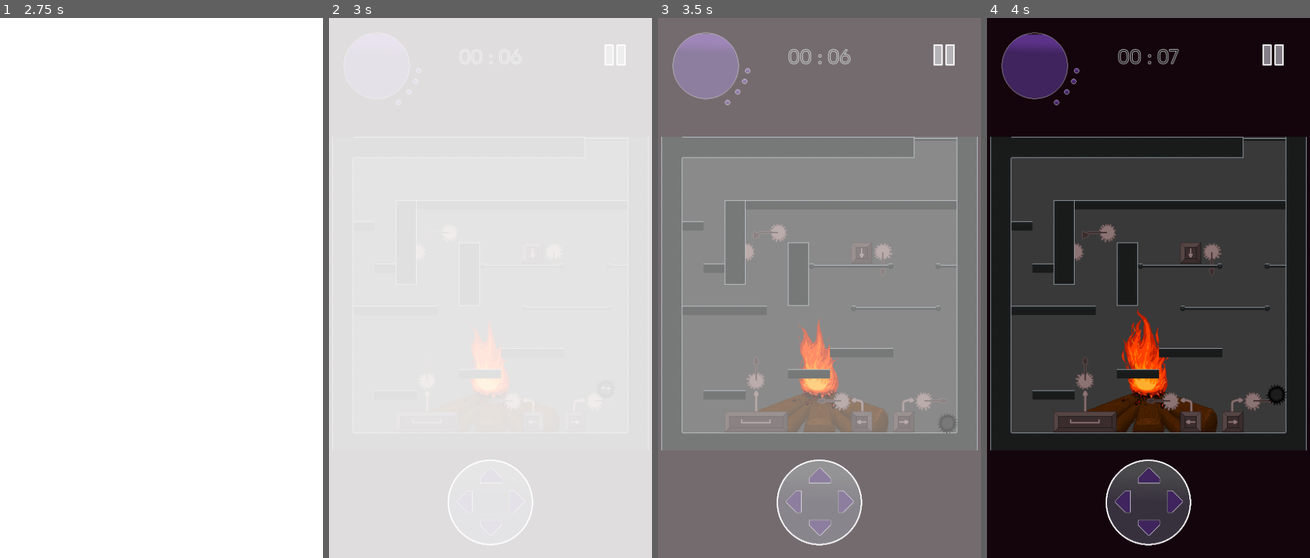
Above: before the commit, frames 1-4 (left to right).
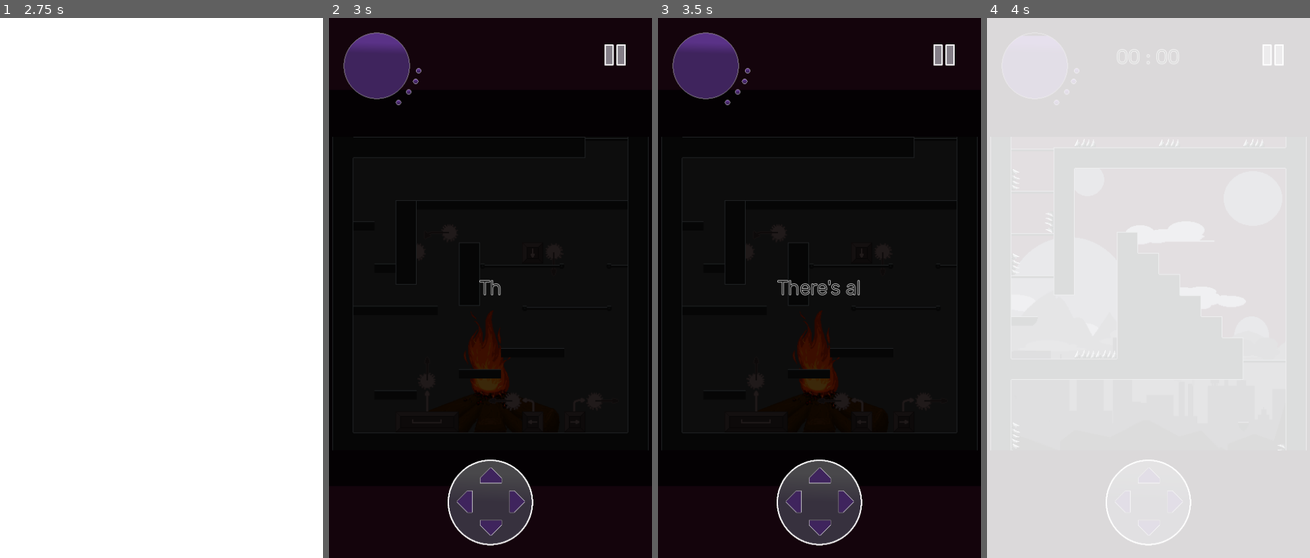
Above: after the commit, the same moments.

Repository: Arctia/42-GameJam
Game: Godot game, scene res://src/UI/title_screen.tscn
The game is run twice, just before and just after one commit, with the same random seed, the same clock (stepped at 60 frames per second) and the same inputs. Sound files missing from this copy of the repository are replaced by a short silence.
Inputs:
- Up to frame 1 (2.75 s): click "START GAME" at 0.5 s; click "skip" at 1.25 s; click "skip" at 2 s
- Up to frame 2 (3 s): tap Enter at 2.75 s; hold Right (move_right) from 2.78 s (still down); hold Space (jump) from 2.78 s (still down)
- Up to frame 3 (3.5 s): keep holding Right (move_right); keep holding Space (jump)
- Up to frame 4 (4 s): keep holding Right (move_right); release Space (jump) at 3.53 s; tap Down (duck) at 3.6 s; tap Space (jump) at 3.77, 3.8 s

Frame 1 is identical in both runs. In frame 2, 100% of the frame differs, in the area x 0-100%, y 0-100%; in frame 3, 100%; in frame 4, 100%.

Commit message:
...

Diff:
--- a/HUD/TimerValue.gd
+++ b/HUD/TimerValue.gd
@@ -1,11 +1,17 @@
 extends Label
+
+var time:float
+
+func reset(tm:int = 0):
+	time = tm
 
 # Called when the node enters the scene tree for the first time.
 @warning_ignore("integer_division")
 func _process(_delta):
-	if (Time.get_ticks_msec() / 1000) % 60 < 10:
-		$".".text = str("0", Time.get_ticks_msec() / 1000 / 60, " : 0", int((Time.get_ticks_msec() / 1000) % 60))
-	elif Time.get_ticks_msec() / 1000 / 60 < 10:
-		$".".text = str("0", Time.get_ticks_msec() / 1000 / 60, " : ", int((Time.get_ticks_msec() / 1000) % 60))
+	time += _delta
+	if int(time) % 60 < 10:
+		$".".text = str("0", int(time / 60), " : 0", int(int(time) % 60))
+	elif time / 60 < 10:
+		$".".text = str("0", int(time / 60), " : ", int(int(time) % 60))
 	else :
-		$".".text = str(Time.get_ticks_msec() / 1000 / 60, " : ", int((Time.get_ticks_msec() / 1000) % 60))
+		$".".text = str(int(time / 60), " : ", int(int(time) % 60))
--- a/HUD/hud.gd
+++ b/HUD/hud.gd
@@ -32,3 +32,9 @@
 
 func disable_self():
 	self.queue_free()
+
+func reset_time():
+	$TimerValue.reset(0)
+
+func get_time():
+	return $TimerValue.text
--- a/src/UI/beginning.gd
+++ b/src/UI/beginning.gd
@@ -15,9 +15,8 @@
 	_on_btn_forward_pressed()
 
 func _input(event):
-#	if event.is_action_released("jump"):
-#		_on_btn_forward_pressed()
-	pass
+	if event.is_action_released("jump"):
+		_on_btn_forward_pressed()
 
 func _on_btn_forward_pressed() -> void:
 	if dialogue_writing:
--- a/src/UI/beginning.tscn
+++ b/src/UI/beginning.tscn
@@ -88,6 +88,7 @@
 offset_right = 214.5
 offset_bottom = 409.0
 dialogue = ""
+sequential = true
 
 [node name="btn_forward" type="Button" parent="."]
 modulate = Color(1, 1, 1, 0)
--- a/src/UI/dialogue_control.gd
+++ b/src/UI/dialogue_control.gd
@@ -1,6 +1,7 @@
 #@tool
 extends Label
 signal reach_the_end
+signal exited
 
 @export var dialogue:String = ""
 @export var frame_rate:float = 0.25
@@ -8,6 +9,7 @@
 @export var execute:bool = true
 @export var bg_color:Color = "#14040c"
 @export var btn_disabled:bool = false
+@export var sequential:bool = false
 
 var sec:float = 0
 var i:int = 0
@@ -50,9 +52,9 @@
 	reach_the_end.emit()
 
 func _input(event):
-#	if (event.is_action_pressed("jump")):
-#		_on_button_pressed()
-	pass
+	if not sequential:
+		if (event.is_action_pressed("jump")):
+			_on_button_pressed()
 
 func _on_button_pressed():
 	if self.dialogue != self.text:
@@ -63,3 +65,4 @@
 		$Button.disabled = true
 		$Button.visible = false
 		self.get_tree().paused = false
+		exited.emit()
--- a/src/UI/game_screen.gd
+++ b/src/UI/game_screen.gd
@@ -21,7 +21,8 @@
 func _ready():
 	$AnimationPlayer.play("remove_flash")
 	HUD.get_lives(player.lives)
-	#_to_new_level(Vector2.ZERO, 9)
+	HUD.reset_time()
+	_to_new_level(Vector2.ZERO, 9)
 	pass
 
 func _process(_dt):
@@ -84,6 +85,7 @@
 		i += 1
 
 func _move_game() -> void:
+	timestamp_endgame = HUD.get_time()
 	var tween = self.create_tween()
 	tween.tween_property(%Game, "position:x", %Game.position.x - 530, 1.8)
 	tween.set_ease(Tween.EASE_IN)
@@ -116,8 +118,10 @@
 func _on_ash_game_over():
 	self.get_tree().change_scene_to_file("res://src/UI/title_screen.tscn")
 
+var timestamp_endgame:String
 
 func _game_end_game():
+	$DialogueControl2.process_mode = Node.PROCESS_MODE_INHERIT
 	var dia = "There is always
 	a first time
 	.  .  .
@@ -125,3 +129,18 @@
 	the last one"
 	$DialogueControl2._play(dia)
 	$DialogueControl2.visible = true
+
+var inte:int = 0
+
+func _on_dialogue_control_2_exited():
+	if inte == 0:
+		$DialogueControl2.process_mode = Node.PROCESS_MODE_INHERIT
+		var dia = "Congratulations
+		time:
+		"
+		dia += timestamp_endgame
+		$DialogueControl2._play(dia)
+		$DialogueControl2.visible = true
+		inte = 1
+	else:
+		get_tree().change_scene_to_file("res://src/UI/title_screen.tscn")
--- a/src/UI/game_screen.tscn
+++ b/src/UI/game_screen.tscn
@@ -341,10 +341,11 @@
 
 [node name="ash" parent="Game" instance=ExtResource("2_w1o6o")]
 unique_name_in_owner = true
-position = Vector2(406, 540)
+position = Vector2(366, -3747)
 floor_max_angle = 0.349066
 floor_snap_length = 0.1
 vs_wind = 15.0
+consume = 20.0
 
 [node name="ColorRect3" type="ColorRect" parent="."]
 layout_mode = 1
@@ -440,7 +441,7 @@
 bg_color = Color(0, 0, 0, 0.768627)
 
 [node name="DialogueControl2" parent="." instance=ExtResource("5_e182c")]
-process_mode = 3
+process_mode = 4
 visible = false
 z_index = 2
 custom_minimum_size = Vector2(540, 600)
@@ -480,4 +481,5 @@
 [connection signal="got_hit" from="Game/ash" to="." method="_on_ash_got_hit"]
 [connection signal="respawn_signal" from="Game/ash" to="." method="_on_ash_respawn_signal"]
 [connection signal="finished" from="Node/fire" to="." method="_on_fire_finished"]
+[connection signal="exited" from="DialogueControl2" to="." method="_on_dialogue_control_2_exited"]
 [connection signal="timeout" from="Timer" to="." method="_game_end_game"]
--- a/src/entities/ash.gd
+++ b/src/entities/ash.gd
@@ -233,7 +233,7 @@
 		self.invincible = true
 		death_signal.emit()
 
-	if self.lives < 0:
+	if self.lives <= 0:
 		game_over.emit()
 
 	if self.died: return true
@@ -256,3 +256,6 @@
 
 func _on_timer_2_timeout():
 	self.invincible = false
+
+func _game_over():
+	game_over.emit()
--- a/src/entities/ash.tscn
+++ b/src/entities/ash.tscn
@@ -183,8 +183,12 @@
 wait_time = 0.3
 one_shot = true
 
+[node name="Timer3" type="Timer" parent="."]
+wait_time = 0.5
+
 [connection signal="timeout" from="Timer" to="." method="_on_timer_timeout"]
 [connection signal="body_entered" from="FloorChecker" to="." method="_on_floor_checker_body_entered"]
 [connection signal="body_exited" from="FloorChecker" to="." method="_on_floor_checker_body_exited"]
 [connection signal="timeout" from="respawn" to="." method="respawn"]
 [connection signal="timeout" from="Timer2" to="." method="_on_timer_2_timeout"]
+[connection signal="timeout" from="Timer3" to="." method="_game_over"]
